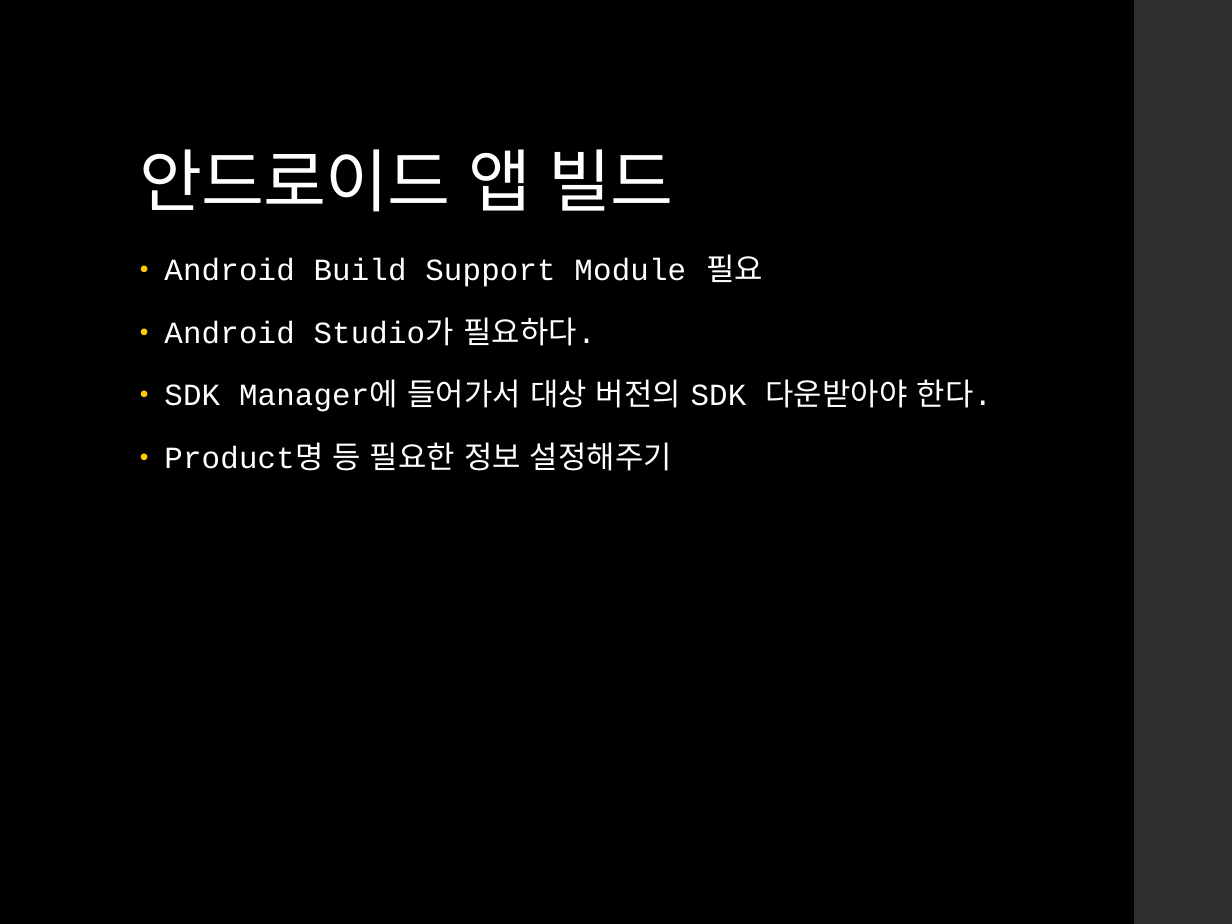
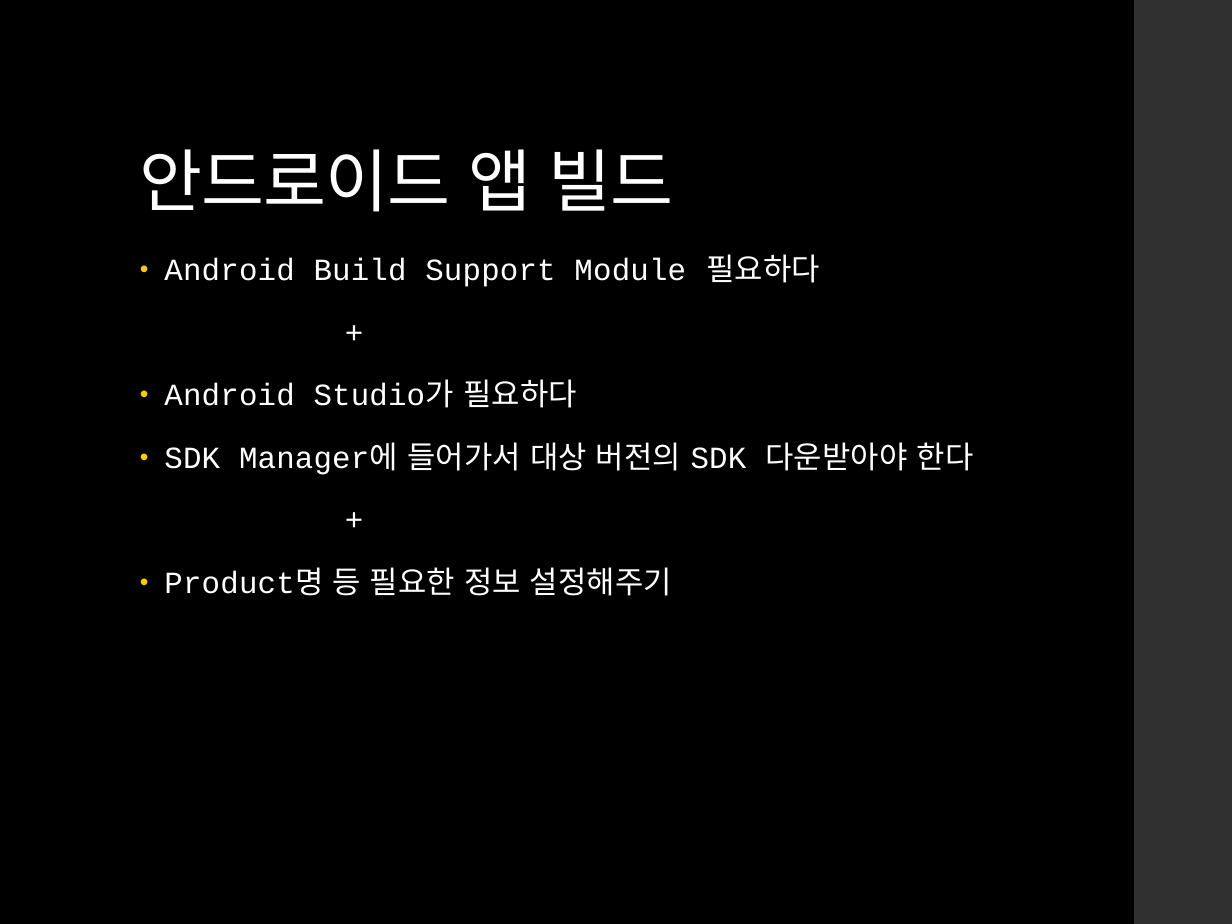
Before and after one commit to IamGroooooot/cien-unity-2020, a slide deck: slide 21 of 7. 게임 데이터와 빌드하기.pptx. Drawn at 1232x924 pixels with LibreOffice and Linux fonts; fonts in the diff are those of the drawing. Boxes give left, top, right and bottom in pixels: in the first picture for what was removed or moved away, otherwise in the second. Text is boxed around its words. In the diff, an @@ line names an element or a change of style, - is before the commit and + after.

Commit message:
Fix Typo in week 6/7 PPT

```diff
--- a/7. 게임 데이터와 빌드하기.pptx
+++ b/7. 게임 데이터와 빌드하기.pptx
@@ text at (x1=164, y1=254, x2=973, y2=475): text changed @@
-• Android Build Support Module 필요
-• Android Studio가 필요하다.
-• SDK Manager에 들어가서 대상 버전의 SDK 다운받아야 한다.
+• Android Build Support Module 필요하다
++
+• Android Studio가 필요하다
+• SDK Manager에 들어가서 대상 버전의 SDK 다운받아야 한다
++
```
Also in this commit, not shown: 6 other slides changed, 3 other files.
